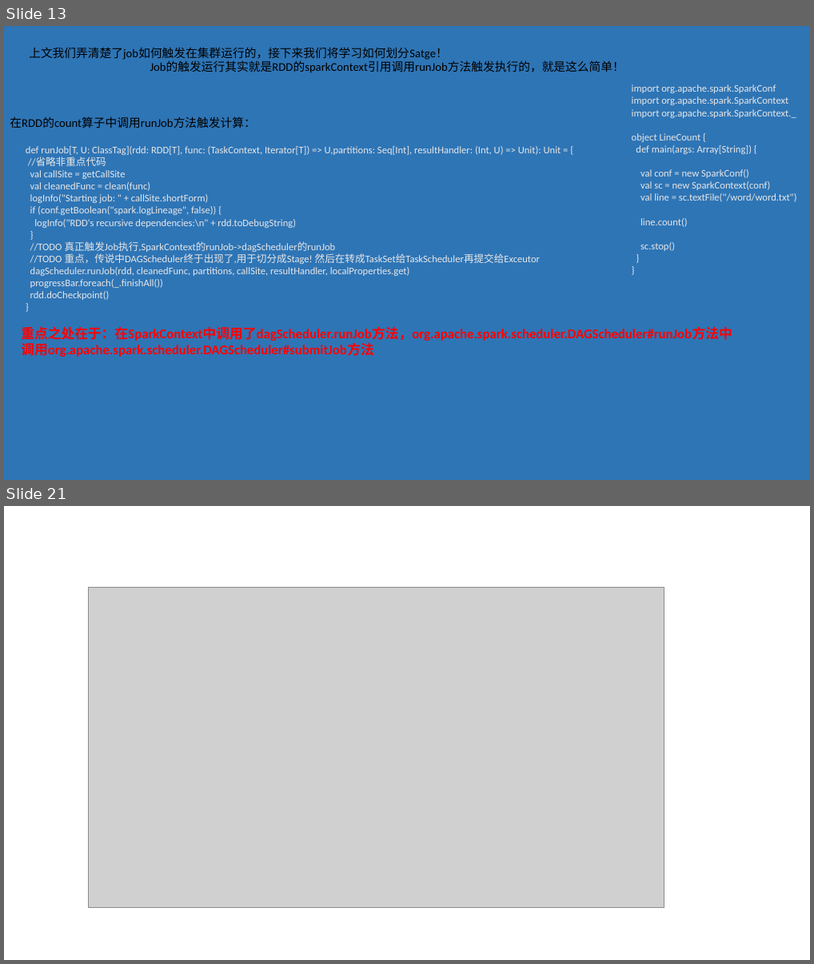
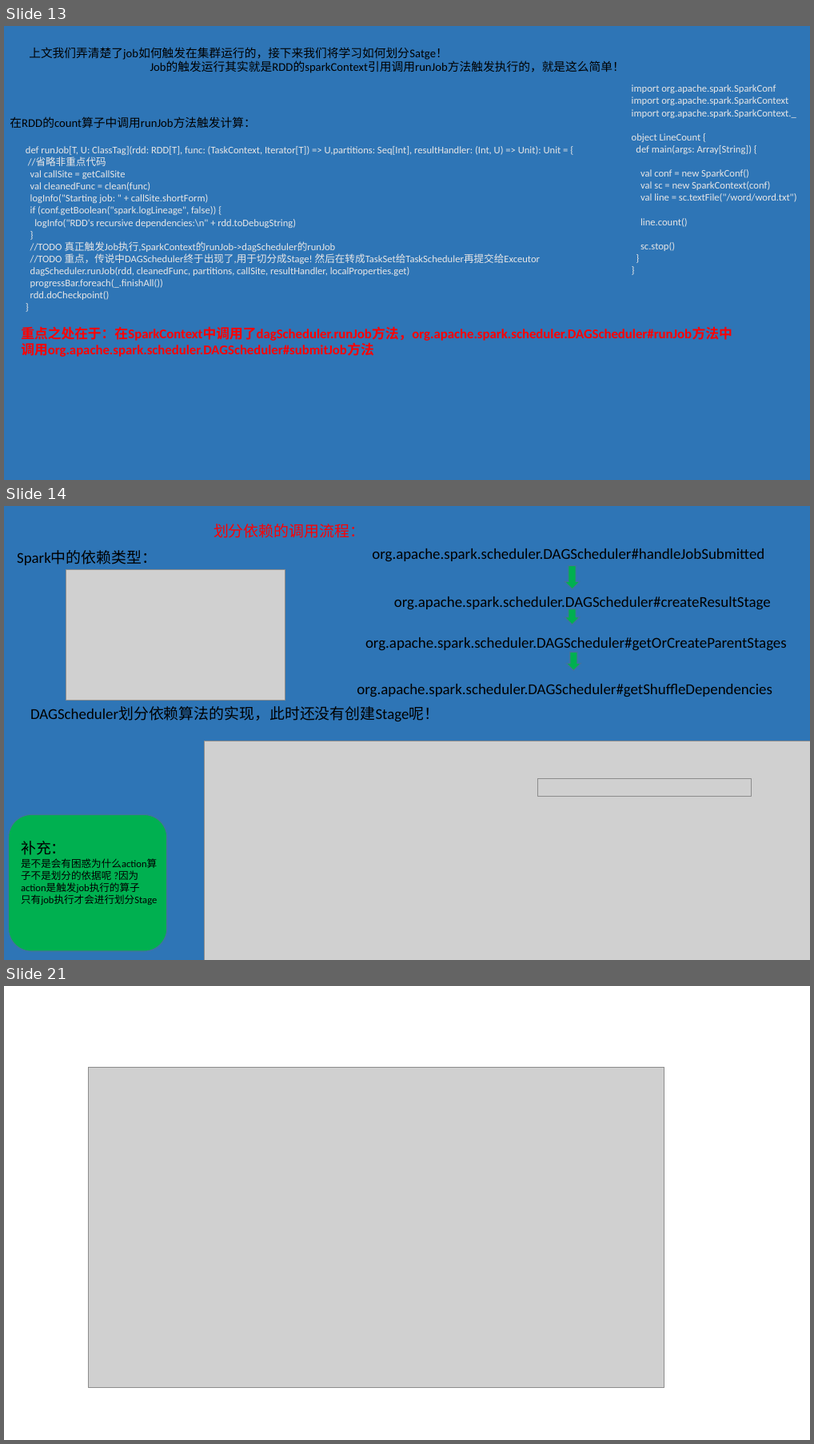
Before and after one commit to Dax1n/Spark2.1.0, a slide deck: Spark阅读源码的笔记.pptx. Shown one above the other, each under a label of ours: slides 13 and 21 before the commit, slides 13, 14 and 21 after it; the slides between them are not shown. The pictures are 814x964 and 814x1444 pixels, drawn with LibreOffice and Linux fonts; fonts in the diff are those of the drawing; grey boxes stand for pictures. Boxes give left, top, right and bottom in pixels: in the first picture for what was removed or moved away, otherwise in the second. Text is boxed around its words. In the diff, an @@ line names an element or a change of style, - is before the commit and + after.

```diff
--- a/Spark阅读源码的笔记.pptx
+++ b/Spark阅读源码的笔记.pptx
@@ slide 14 added at (4, 506, 810, 960), background #2E75B6 @@
@@ text added at (214, 524, 365, 538), 18 pt, text #FF0000 @@
+划分依赖的调用流程：
@@ text added at (17, 550, 157, 565), 18 pt, text #000000 @@
+Spark中的依赖类型：
@@ text added at (372, 548, 765, 561), 18 pt, text #000000 @@
+org.apache.spark.scheduler.DAGScheduler#handleJobSubmitted
@@ picture added at (66, 569, 286, 700) @@
@@ down arrow added at (566, 566, 580, 589), fill #00B050, outline #43739E 1 pt @@
@@ text added at (394, 596, 771, 612), 18 pt, text #000000 @@
+org.apache.spark.scheduler.DAGScheduler#createResultStage
@@ down arrow added at (566, 609, 580, 624), fill #00B050, outline #43739E 1 pt @@
@@ text added at (366, 637, 787, 650), 18 pt, text #000000 @@
+org.apache.spark.scheduler.DAGScheduler#getOrCreateParentStages
@@ down arrow added at (566, 652, 581, 671), fill #00B050, outline #43739E 1 pt @@
@@ text added at (357, 684, 773, 696), 18 pt, text #000000 @@
+org.apache.spark.scheduler.DAGScheduler#getShuffleDependencies
@@ text added at (30, 707, 439, 721), 18 pt, text #000000 @@
+DAGScheduler划分依赖算法的实现，此时还没有创建Stage呢！
@@ picture added at (204, 740, 810, 960) @@
@@ picture added at (538, 778, 752, 796) @@
@@ rounded rectangle added at (8, 815, 166, 952), fill #00B050, outline #43739E 1 pt @@
@@ text added at (21, 840, 157, 904), 12 pt, text #000000 @@
+补充：
+是不是会有困惑为什么action算
+子不是划分的依据呢 ?因为
+action是触发job执行的算子
+只有job执行才会进行划分Stage
```
Also in this commit, not shown: 4 other slides added, 5 slides removed, 10 other files.
